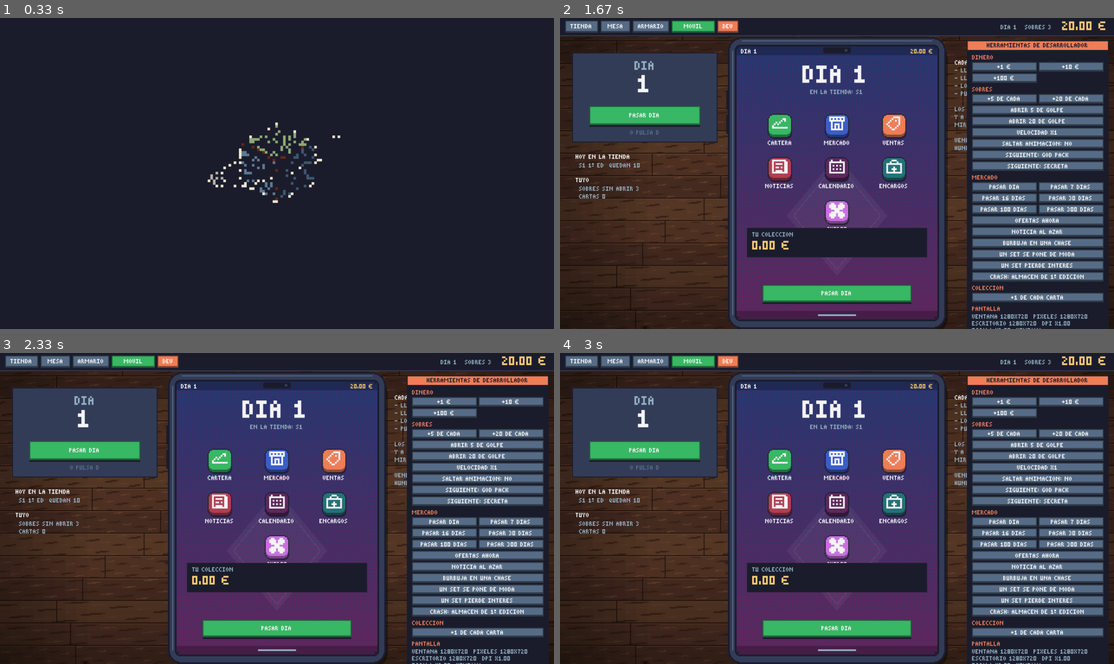
Above: before the commit, frames 1-4 (two rows, left to right).
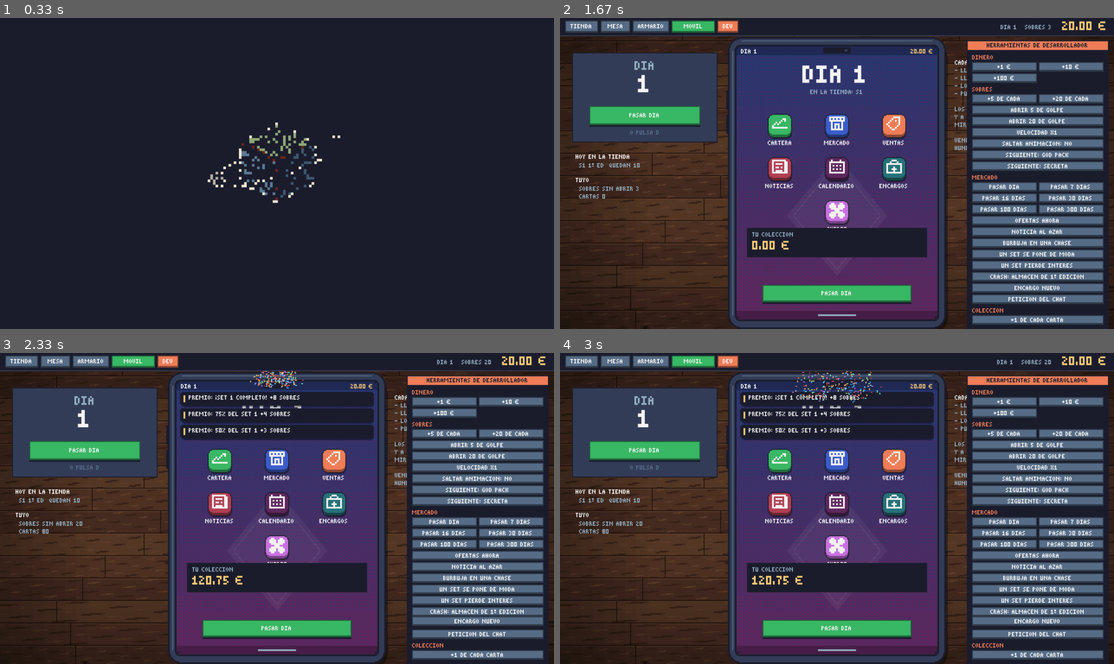
Above: after the commit, the same moments.

Repository: LaCroquetona/one-last-pack
Game: LÖVE game, started from main.lua
The game is run twice, just before and just after one commit, with the same random seed, the same clock (stepped at 60 frames per second) and the same inputs.
Inputs (mouse positions are in pixels of both pictures, inside the frame that each line leads up to):
- Up to frame 1 (0.33 s): no input
- Up to frame 2 (1.67 s): click "ONE LAST PACK" at 0.38 s; press the mouse at (837, 229) at 0.7 s; move the mouse to (853, 164) at 0.8 s; release the mouse at (875, 101) at 0.93 s; press the mouse at (692, 27) at 1.03 s; move the mouse to (715, 129) at 1.13 s; release the mouse at (731, 235) at 1.27 s; press the mouse at (726, 27) at 1.37 s; move the mouse to (759, 49) at 1.47 s; release the mouse at (792, 70) at 1.6 s
- Up to frame 3 (2.33 s): press the mouse at (476, 576) at 1.7 s; move the mouse to (376, 564) at 1.8 s; release the mouse at (271, 552) at 1.93 s; press the mouse at (476, 654) at 2.03 s; move the mouse to (454, 639) at 2.13 s; release the mouse at (432, 620) at 2.27 s
- Up to frame 4 (3 s): tap Enter at 2.33, 2.67 s

Frame 1 is identical in both runs. In frame 2, 2.0% of the frame differs, in the area x 74-99%, y 85-100%; in frame 3, 7.7%, in the area x 7-99%, y 2-100%; in frame 4, 7.7%.

Commit message:
Bump to v0.7.3

Diff:
--- a/main.lua
+++ b/main.lua
@@ -3,6 +3,8 @@
 local fuentes = require "src.fuentes"
 local carta = require "src.carta"
 local sobre = require "src.sobre"
+local caja = require "src.caja"
+local encima = require "src.encima"
 local sonido = require "src.sonido"
 local fx = require "src.fx"
 local ui = require "src.ui"
@@ -119,6 +121,7 @@
     fuentes.preparar()
     carta.preparar()
     sobre.preparar()
+    caja.preparar()
     sonido.preparar()
     escritorio.preparar()
     movil.preparar()
@@ -144,6 +147,16 @@
         sonido.tocar("moneda")
         partida.guardar()
     end
+    -- encargos del movil terminados o caducados
+    local hecho = table.remove(partida.encargosHechos, 1)
+    if hecho then
+        movil.avisar("ENCARGO DE " .. hecho.nombre:upper() .. " HECHO: +" .. ui.dinero(hecho.pago), p.lima)
+        fx.monedas(320, 40, 30, 160, 200)
+        sonido.tocar("moneda")
+        partida.guardar()
+    end
+    local caducado = table.remove(partida.encargosCaducados, 1)
+    if caducado then movil.avisar("SE ACABÓ EL PLAZO DEL ENCARGO DE " .. caducado.nombre:upper(), p.naranja) end
     local dtJuego = dt * fx.escalaTiempo()
     if escena == "intro" then
         intro.update(dt)
@@ -336,6 +349,8 @@
     lg.setBlendMode("alpha", "premultiplied")
     lg.draw(grande, ox, oy, 0, e / k, e / k)
     lg.setBlendMode("alpha")
+    -- lo que gira (la mano, la caja volando) va encima a la resolucion real
+    encima.dibujar(e, ox, oy)
 end
 
 function love.draw()
--- a/src/dev.lua
+++ b/src/dev.lua
@@ -38,6 +38,7 @@
         { "dev_burbuja", "BURBUJA EN UNA CHASE" },
         { "dev_moda", "UN SET SE PONE DE MODA" }, { "dev_caida", "UN SET PIERDE INTERÉS" },
         { "dev_crash", "CRASH: ALMACÉN DE 1ª EDICIÓN" },
+        { "dev_encargo", "ENCARGO NUEVO" }, { "dev_peticion", "PETICIÓN DEL CHAT" },
         { "COLECCIÓN" },
         { "dev_completar", "+1 DE CADA CARTA" },
     }
@@ -149,6 +150,10 @@
         mercado.forzarRacha(id == "dev_moda")
     elseif id == "dev_crash" then
         if not mercado.noticia("almacen1") then mercado.noticia("almacen") end
+    elseif id == "dev_encargo" then
+        partida.generarEncargo()
+    elseif id == "dev_peticion" then
+        require("src.directo").forzarPeticion()
     elseif id == "dev_completar" then
         for _, c in ipairs(cartas) do
             if mercado.disponible(c.id) then partida.anadir(c.id, not mercado.hayNormales(c.set)) end
--- a/src/menu.lua
+++ b/src/menu.lua
@@ -11,7 +11,7 @@
 
 local menu = {}
 
-local VERSION = "v0.7.2"
+local VERSION = "v0.7.3"
 local abanico = {}
 
 function menu.preparar()
Not shown, changed: CHANGELOG.md
